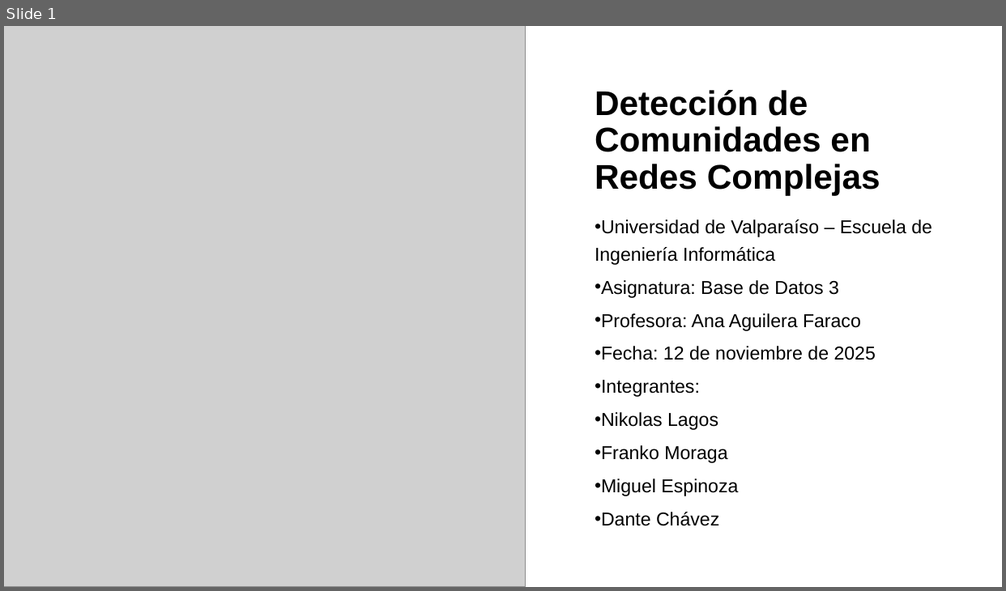
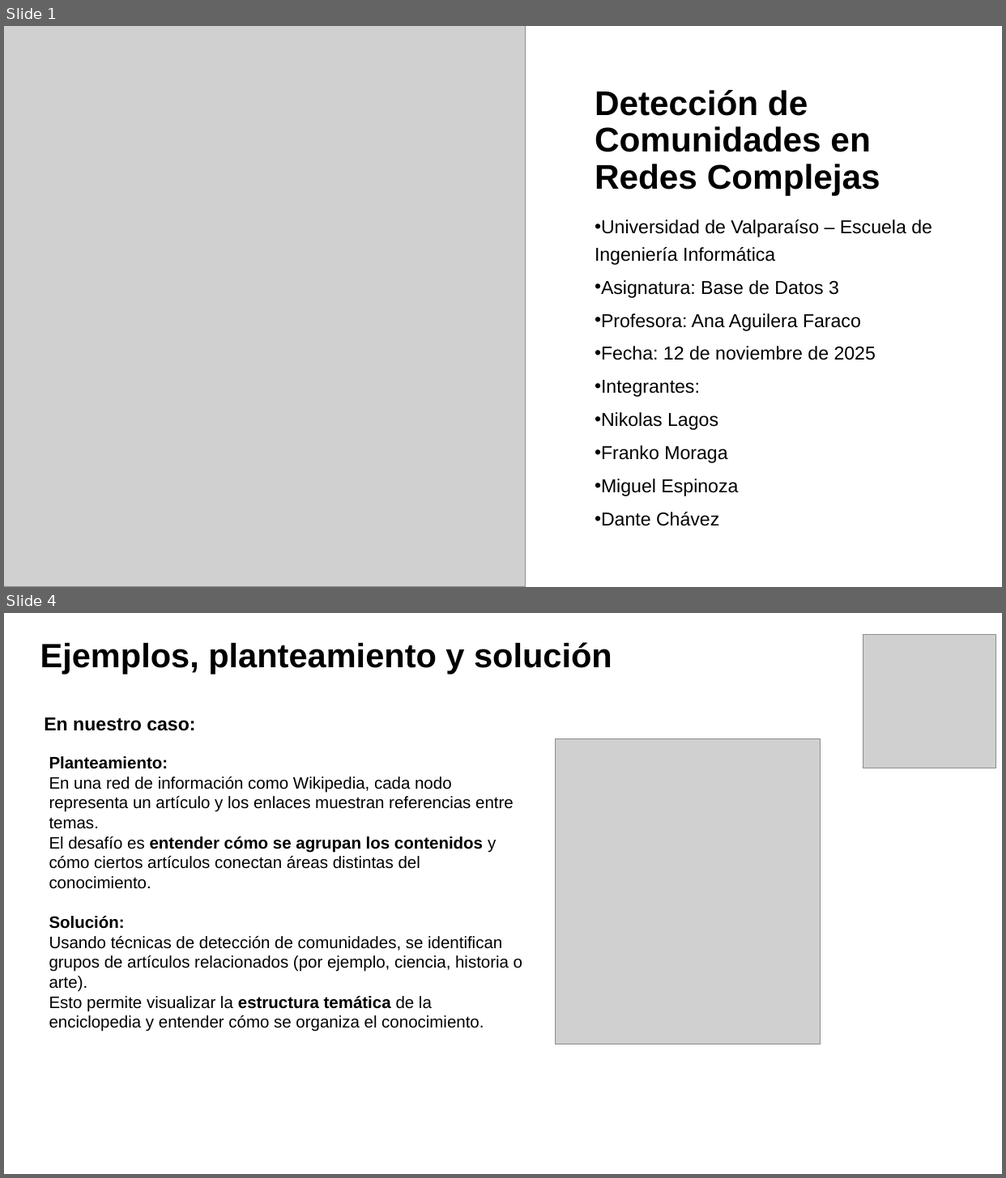
Before and after one commit to mrmiguel564/Proyecto-redes, a slide deck: ppt_deteccion_de_comunidades.pptx. Shown one above the other, each under a label of ours: slide 1 before the commit, slides 1 and 4 after it; the slides between them are not shown. The pictures are 1006x591 and 1006x1178 pixels, drawn with LibreOffice and Linux fonts; fonts in the diff are those of the drawing; grey boxes stand for pictures. Boxes give left, top, right and bottom in pixels: in the first picture for what was removed or moved away, otherwise in the second. Text is boxed around its words. In the diff, an @@ line names an element or a change of style, - is before the commit and + after.

```diff
--- a/ppt_deteccion_de_comunidades.pptx
+++ b/ppt_deteccion_de_comunidades.pptx
@@ slide 4 added at [4, 613, 1002, 1174], background #FFFFFF @@
@@ picture added at [863, 635, 996, 768] @@
@@ title added at [40, 642, 612, 674], 32.4 pt, text #000000, bold @@
+Ejemplos, planteamiento y solución
@@ text added at [44, 717, 195, 731], 18 pt, text #000000, bold @@
+En nuestro caso:
@@ text added at [49, 756, 522, 1032], 16 pt, text #000000 @@
+Planteamiento:
+En una red de información como Wikipedia, cada nodo representa un artículo y los enlaces muestran referencias entre temas.
+El desafío es entender cómo se agrupan los contenidos y cómo ciertos artículos conectan áreas distintas del conocimiento.
+Solución:
+Usando técnicas de detección de comunidades, se identifican grupos de artículos relacionados (por ejemplo, ciencia, historia o arte).
+Esto permite visualizar la estructura temática de la enciclopedia y entender cómo se organiza el conocimiento.
@@ picture added at [556, 739, 820, 1044] @@
```
Also in this commit, not shown: 3 slides changed, 11 other slides added.
